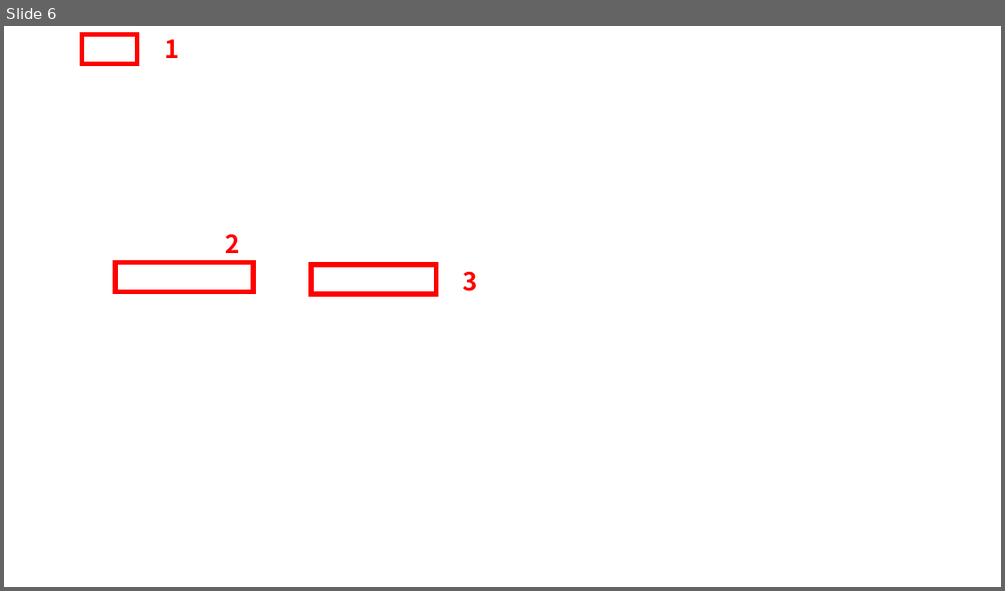
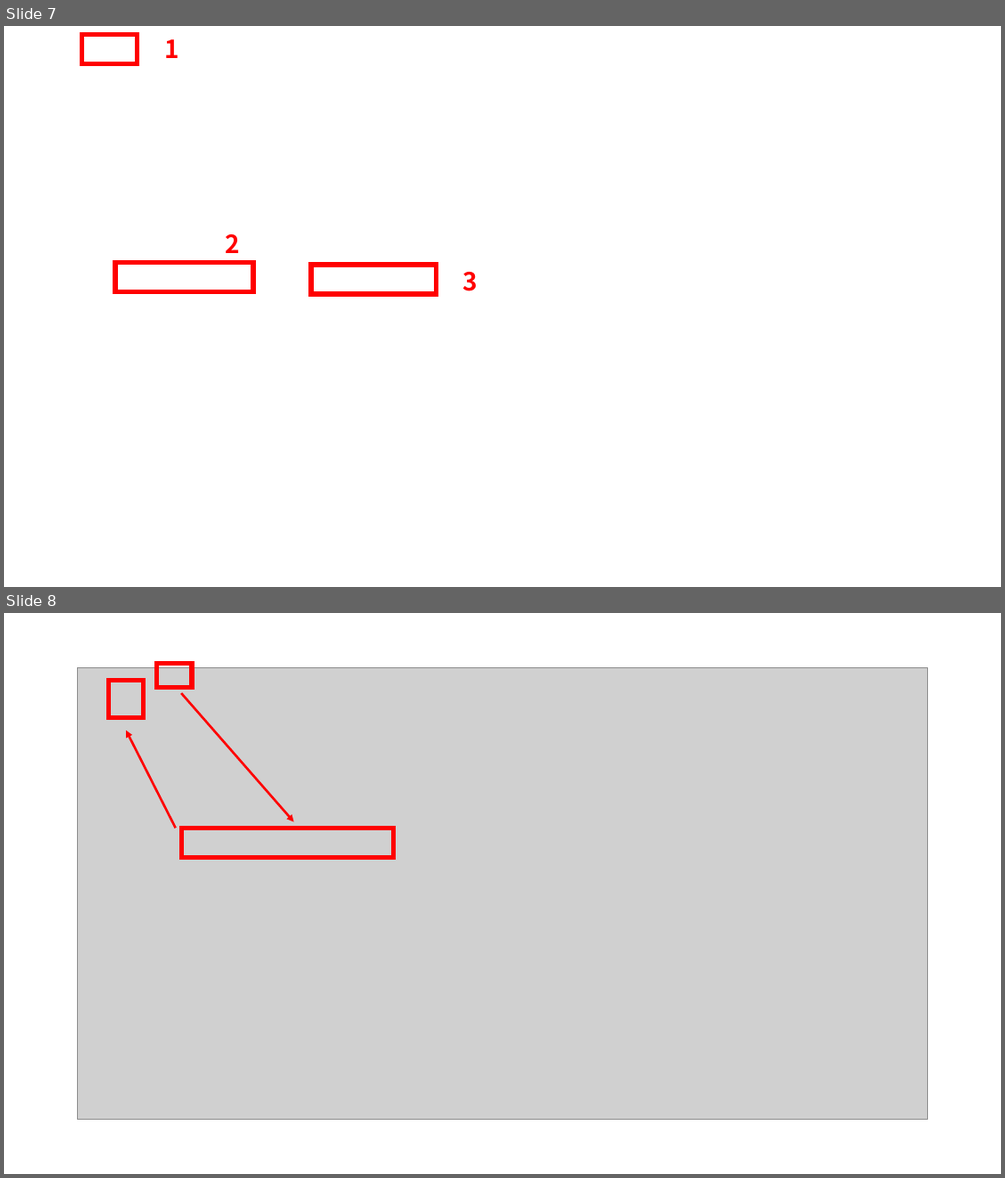
Before and after one commit to AHKENPEITA/ButterFly_PCB, a slide deck: 例图.pptx. Shown one above the other, each under a label of ours: slide 6 before the commit, slides 7 and 8 after it. The pictures are 1005x591 and 1005x1178 pixels, drawn with LibreOffice and Linux fonts; fonts in the diff are those of the drawing; grey boxes stand for pictures; background and template pictures are left out. Boxes give left, top, right and bottom in pixels: in the first picture for what was removed or moved away, otherwise in the second. Text is boxed around its words. In the diff, an @@ line names an element or a change of style, - is before the commit and + after.

```diff
--- a/例图.pptx
+++ b/例图.pptx
@@ slide 8 added at [4, 613, 1001, 1174], background #FFFFFF @@
@@ rectangle added at [157, 664, 193, 688], outline #FF0000 4.5 pt @@
@@ picture added at [78, 667, 928, 1119] @@
@@ rectangle added at [109, 681, 144, 718], outline #FF0000 4.5 pt @@
@@ arrow added from (181, 693) to (294, 821), #FF0000 2.25 pt @@
@@ arrow added from (175, 827) to (126, 730), #FF0000 2.25 pt @@
@@ rectangle added at [181, 827, 394, 857], outline #FF0000 4.5 pt @@
@@ what was slide 6 is now slide 7 @@
```
Also in this commit, not shown: 1 other slide added, 7 other files.
